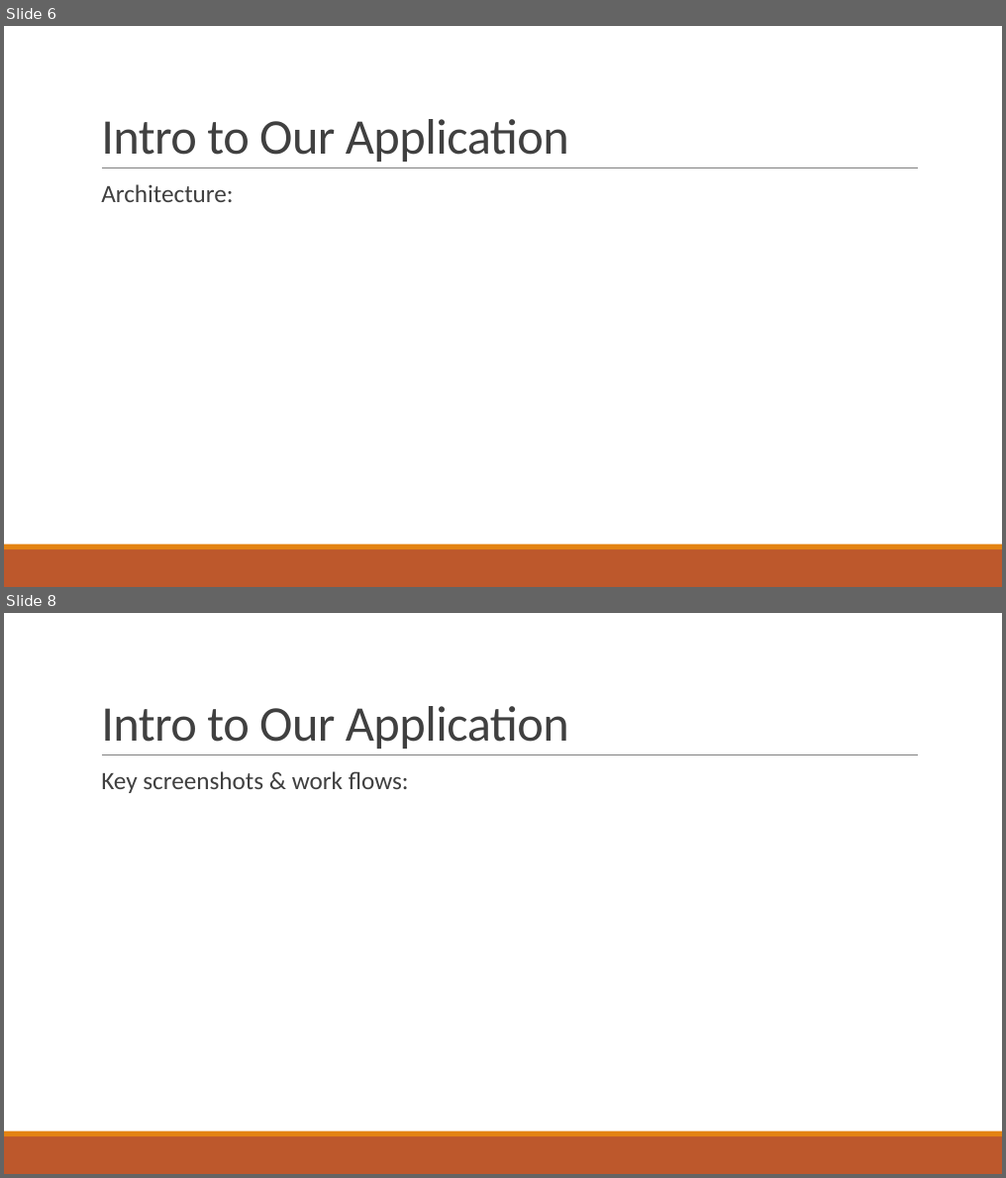
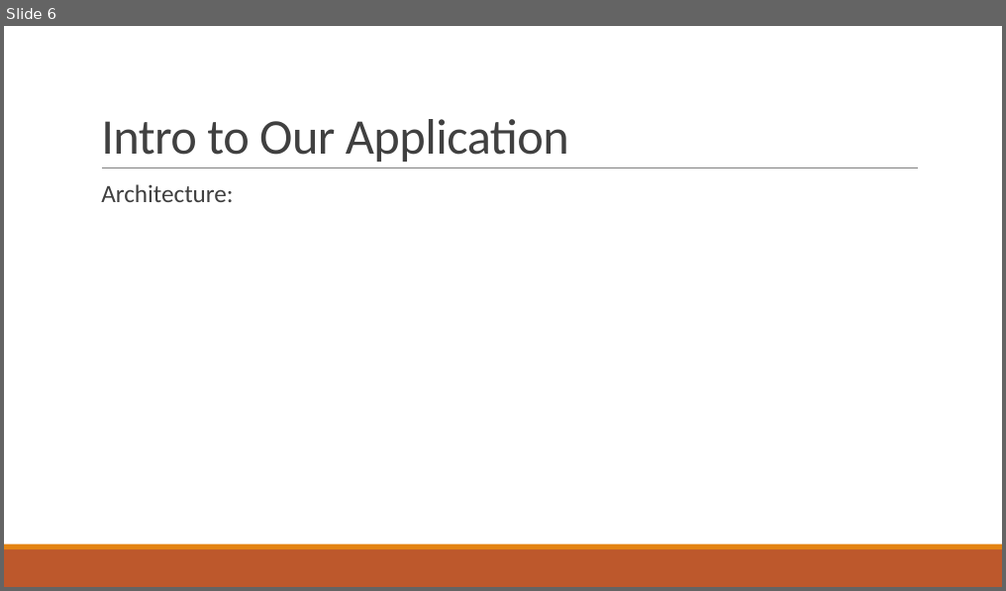
Before and after one commit to louis33217/Project, a slide deck: Final project/INFO 5100 Final Project.pptx. Shown one above the other, each under a label of ours: slides 6 and 8 before the commit, slide 6 after it; the slides between them are not shown. The pictures are 1006x1178 and 1006x591 pixels, drawn with LibreOffice and Linux fonts; fonts in the diff are those of the drawing; background and template pictures are left out. Boxes give left, top, right and bottom in pixels: in the first picture for what was removed or moved away, otherwise in the second. Text is boxed around its words. In the diff, an @@ line names an element or a change of style, - is before the commit and + after.

```diff
--- a/Final project/INFO 5100 Final Project.pptx
+++ b/Final project/INFO 5100 Final Project.pptx
@@ slide 8 removed at [4,613,1002,1174], background #FFFFFF; not listed: 3 template elements that a slide beside it also shows @@
@@ title removed at [101,706,569,749] @@
-Intro to Our Application
@@ text removed at [101,771,409,793] @@
-  Key screenshots & work flows:
```
Also in this commit, not shown: 3 slides changed, 8 slides added, 3 other slides removed.
